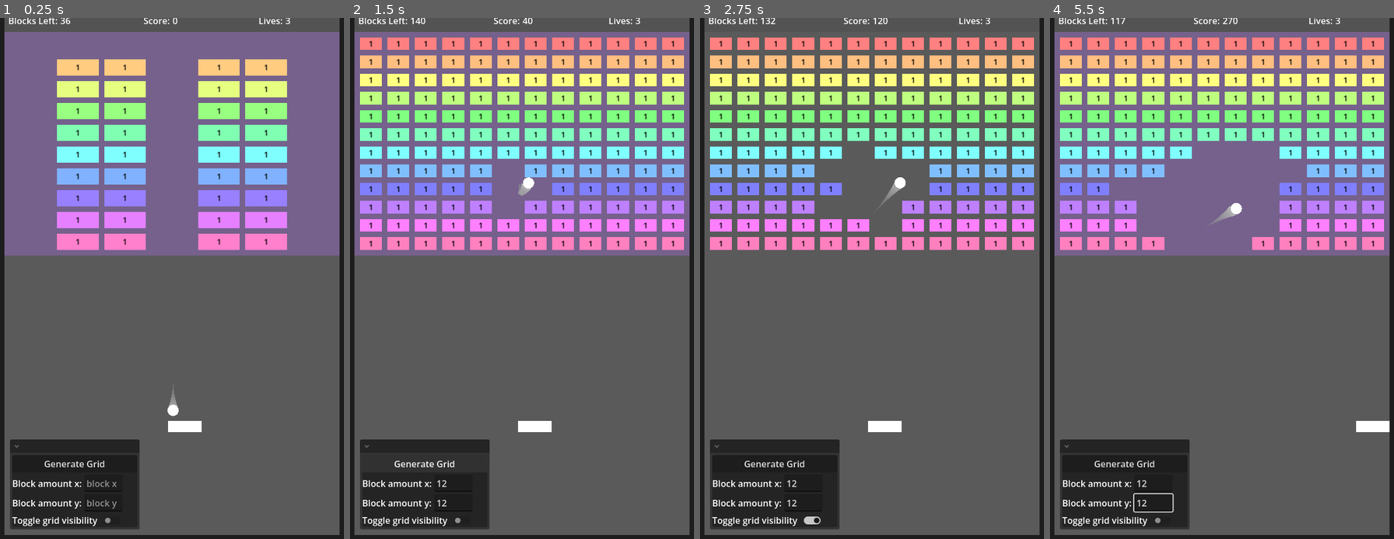
Above: before the commit, frames 1-4 (left to right).
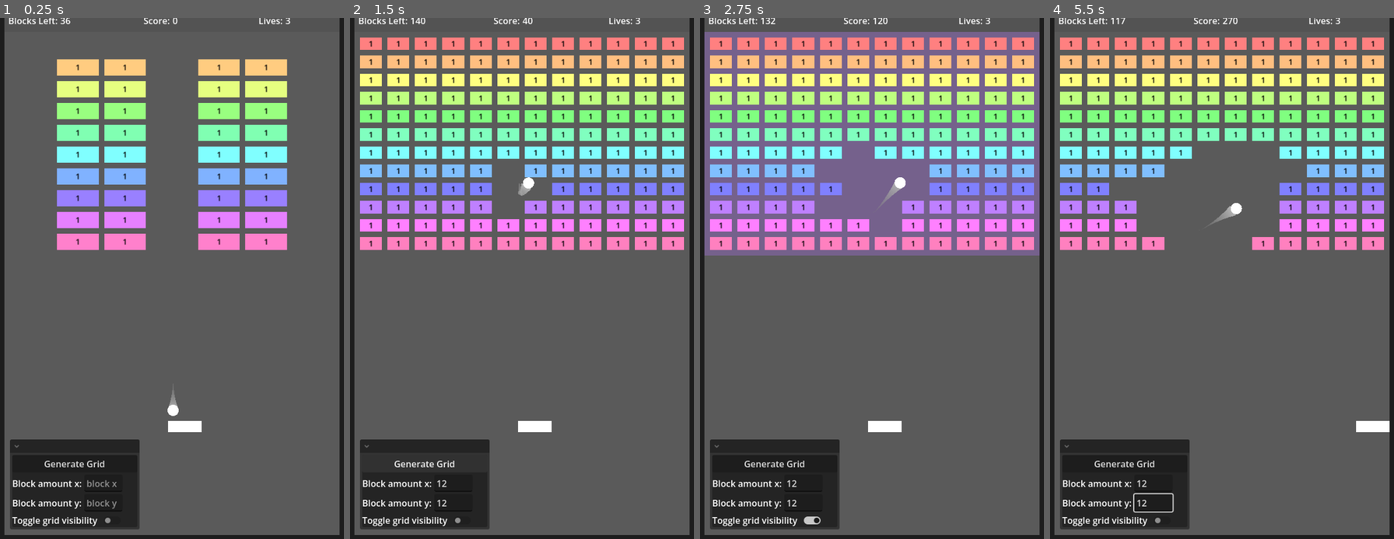
Above: after the commit, the same moments.

Repository: ProudFridge/Breakout
Game: Godot game, scene res://scenes/world/world.tscn
The game is run twice, just before and just after one commit, with the same random seed, the same clock (stepped at 60 frames per second) and the same inputs.
Inputs (mouse positions are in pixels of both pictures, inside the frame that each line leads up to):
- Up to frame 1 (0.25 s): no input
- Up to frame 2 (1.5 s): click (453, 481) at 0.52 s; type "12" at 0.6 s; click (453, 502) at 0.75 s; type "12" at 0.83 s; click "Generate Grid" at 1.25 s
- Up to frame 3 (2.75 s): click (813, 518) at 2 s
- Up to frame 4 (5.5 s): tap Enter at 2.75 s; move the mouse to (1301, 257) at 2.77 s; hold D (move_right) 2.78-3.53 s; tap Shift (dash) at 2.85, 3.6, 4.55, 5.1 s; click (1301, 257) at 2.92 s; move the mouse to (1149, 309) at 3.52 s; hold Down 3.53-4.28 s; move the mouse to (1256, 169) at 4.27 s; hold D (move_right) 4.28-5.03 s; tap Alt at 4.35 s; move the mouse to (1204, 387) at 5.02 s; hold Up from 5.03 s (still down); click (1204, 387) at 5.17 s

The runs differ from the first frame. In frame 1, 28% of the frame differs, in the area x 1-99%, y 2-46%; in frame 2, 20%; in frame 3, 21%; in frame 4, 24%.

Commit message:
Tween the paddle's scale when dashing

Diff:
--- a/scenes/ball/ball.gd
+++ b/scenes/ball/ball.gd
@@ -6,7 +6,6 @@
 
 @onready var collision_sound: AudioStreamPlayer2D = $CollisionSound
 @onready var death_particles: GPUParticles2D = $DeathParticles
-@onready var respawn_timer: Timer = $RespawnTimer
 
 var initial_vector: Vector2 = Vector2(0,1)
 var initial_position: Vector2
--- a/scenes/ball/ball.tscn
+++ b/scenes/ball/ball.tscn
@@ -57,8 +57,3 @@
 visible = false
 emitting = false
 process_material = SubResource("ParticleProcessMaterial_nv6q1")
-
-[node name="RespawnTimer" type="Timer" parent="." unique_id=391385309]
-one_shot = true
-
-[connection signal="timeout" from="RespawnTimer" to="." method="_on_respawn_timer_timeout"]
--- a/scenes/components/dash_component/dash_component.gd
+++ b/scenes/components/dash_component/dash_component.gd
@@ -19,15 +19,28 @@
 			#characterBody = node
 
 func _process(_delta: float) -> void:
-	if Input.is_action_just_pressed("dash"):
+	if Input.is_action_just_pressed("dash") and characterBody.velocity != Vector2.ZERO:
 		dash_start()
 
 func _on_dash_timer_timeout() -> void:
 	dash_finished()
+	characterBody.scale = Vector2(1,1)
 
 func dash_start() -> void:
 	characterBody.SPEED = dashSpeed
 	dash_timer.start()
 
+	# Tween the character body's scale
+	var tween: Tween = get_tree().create_tween()
+	tween.tween_property(characterBody, "scale", Vector2(1.4, 0.7), dashTime * 0.3)
+	tween.set_ease(Tween.EASE_OUT)
+	tween.set_trans(Tween.TRANS_SINE)
+
 func dash_finished() -> void:
 	characterBody.SPEED = characterBody.oriSpeed
+
+	# Reset's the character body's scale
+	var tween: Tween = get_tree().create_tween()
+	tween.tween_property(characterBody, "scale", Vector2(1, 1), dashTime * 0.2)
+	tween.set_ease(Tween.EASE_IN)
+	tween.set_trans(Tween.TRANS_SINE)
--- a/scenes/managers/block_manager/block_manager.gd
+++ b/scenes/managers/block_manager/block_manager.gd
@@ -17,6 +17,9 @@
 
 signal block_added(block: Block)
 signal block_removed(block: Block)
+
+func _ready() -> void:
+	grid_area_highlight.visible = show_grid_area
 
 # Instantiates a grid of blocks
 func generate_grid(gridSize: Vector2, blockGrid: Array, blockPadding: Vector2, gridPadding: Vector2 ) -> void:
